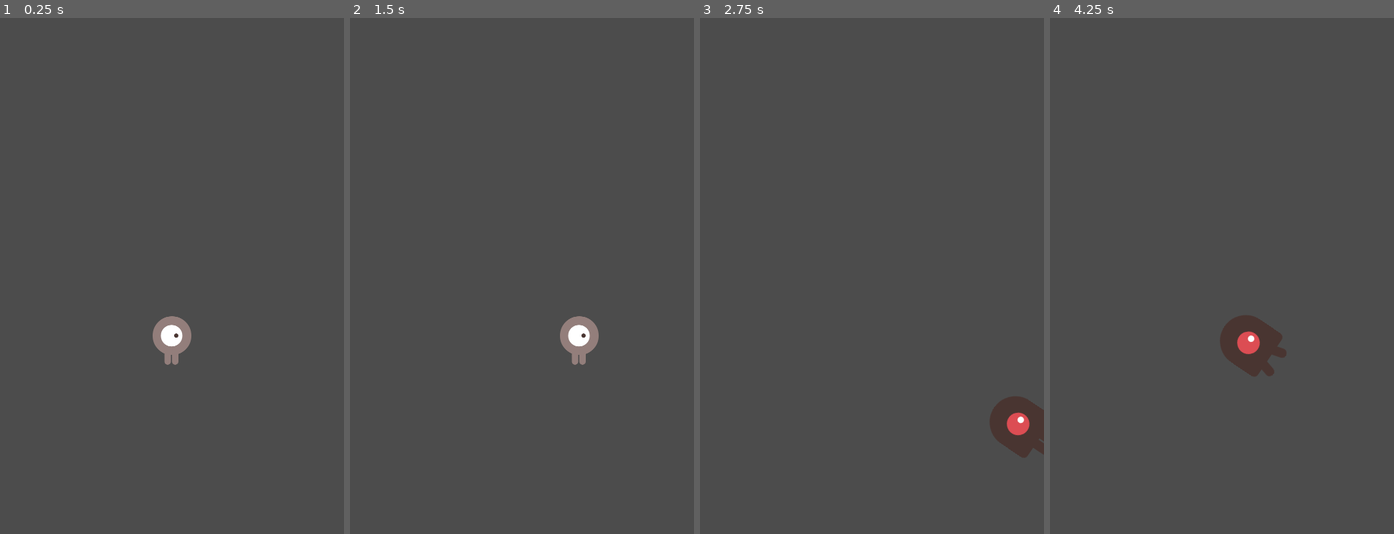
Above: before the commit, frames 1-4 (left to right).
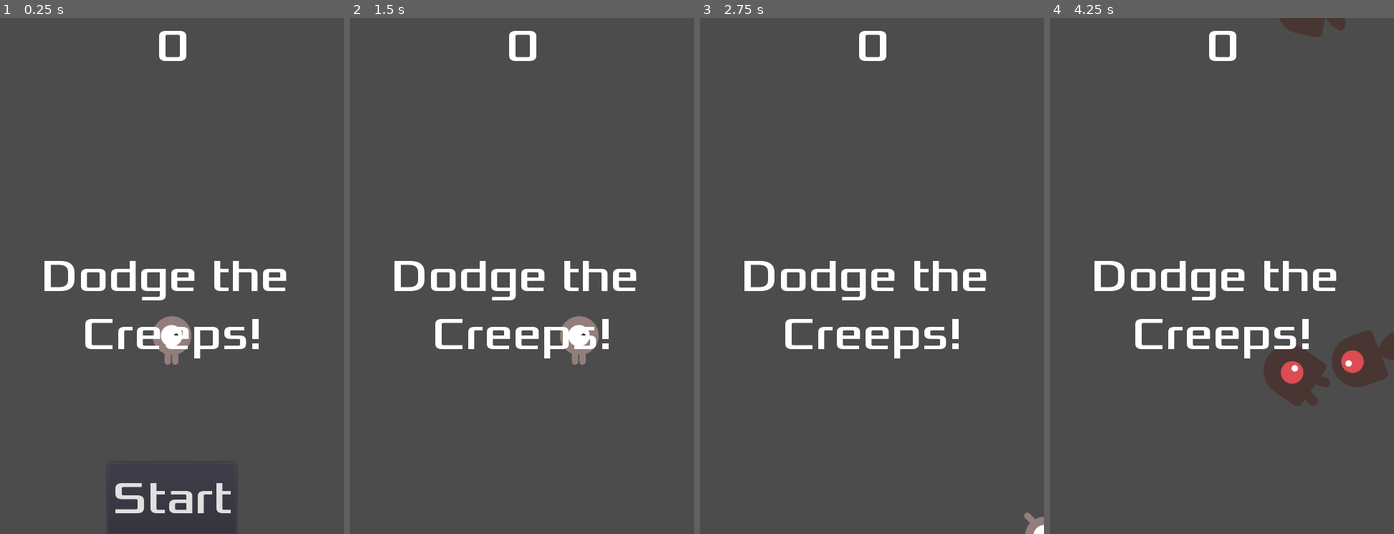
Above: after the commit, the same moments.

Repository: marioomendezz/mmendez_DodgeTheCreeps
Game: Godot game, scene res://Main.tscn
Two runs of this game, one before a commit and one after it. Both use one fixed random seed, a clock stepped at 60 frames per second and the inputs below.
Inputs (mouse positions are in pixels of both pictures, inside the frame that each line leads up to):
- Up to frame 1 (0.25 s): no input
- Up to frame 2 (1.5 s): click (522, 497) at 0.5 s, where only the run after the commit has a clickable "Start"; tap Enter at 1.25 s; hold Right (move_right) from 1.28 s (still down)
- Up to frame 3 (2.75 s): release Right (move_right) at 2.03 s; hold Down (move_down) from 2.03 s (still down)
- Up to frame 4 (4.25 s): release Down (move_down) at 2.78 s; hold Right (move_right) 2.78-3.53 s; hold Up (move_up) from 3.53 s (still down)

The runs differ from the first frame. In frame 1, 4.0% of the frame differs, in the area x 12-84%, y 2-100%; in frame 2, 3.1%; in frame 3, 4.8%; in frame 4, 7.4%, in the area x 12-100%, y 0-76%.
Error after the commit: Invalid call. Nonexistent function 'update_score' in base 'CanvasLayer (HUD.gd)'. (res://Main.gd:19)

Commit message:
Joc jugable V1

Diff:
--- /dev/null
+++ b/HUD.gd
@@ -0,0 +1,27 @@
+extends CanvasLayer
+
+signal start_game
+
+func show_message(text):
+	$Message.text = text
+	$Message.show()
+	$MessageTimer.start()
+
+func show_game_over():
+	show_message("Game Over")
+	# Espereu fins que el MessageTimer hagi acabat de comptar.
+	yield($MessageTimer, "timeout")
+	$Message.text = "Dodge the\nCreeps!"
+	$Message.show()
+	# Feu un temporitzador one-shot i espereu que acabi.
+	yield(get_tree().create_timer(1), "timeout")
+	$StartButton.show()
+
+
+func _on_MessageTimer_timeout():
+	$Message.hide()
+
+
+func _on_StartButton_pressed():
+	$StartButton.hide()
+	emit_signal("start_game")
--- /dev/null
+++ b/HUD.tscn
@@ -0,0 +1,63 @@
+[gd_scene load_steps=6 format=2]
+
+[ext_resource path="res://fonts/Xolonium-Regular.ttf" type="DynamicFontData" id=1]
+[ext_resource path="res://HUD.gd" type="Script" id=2]
+
+[sub_resource type="DynamicFont" id=1]
+size = 64
+font_data = ExtResource( 1 )
+
+[sub_resource type="DynamicFont" id=2]
+size = 64
+font_data = ExtResource( 1 )
+
+[sub_resource type="DynamicFont" id=3]
+size = 64
+font_data = ExtResource( 1 )
+
+[node name="HUD" type="CanvasLayer"]
+script = ExtResource( 2 )
+
+[node name="ScoreLabel" type="Label" parent="."]
+anchor_left = 0.5
+anchor_right = 0.5
+margin_left = -22.5
+margin_right = 22.5
+margin_bottom = 78.0
+custom_fonts/font = SubResource( 1 )
+text = "0"
+align = 1
+
+[node name="Missatge" type="Label" parent="."]
+anchor_left = 0.5
+anchor_top = 0.5
+anchor_right = 0.5
+anchor_bottom = 0.5
+margin_left = -309.0
+margin_top = -39.0
+margin_right = 309.0
+margin_bottom = 39.0
+custom_fonts/font = SubResource( 2 )
+text = "Dodge the
+Creeps!"
+align = 1
+autowrap = true
+
+[node name="StartButton" type="Button" parent="."]
+anchor_left = 0.5
+anchor_top = 1.0
+anchor_right = 0.5
+anchor_bottom = 1.0
+margin_left = -90.0
+margin_top = -100.0
+margin_right = 90.0
+custom_fonts/font = SubResource( 3 )
+text = "Start"
+
+[node name="MessageTimer" type="Timer" parent="."]
+wait_time = 2.0
+one_shot = true
+
+[connection signal="pressed" from="StartButton" to="." method="_on_StartButton_pressed"]
+[connection signal="toggled" from="StartButton" to="." method="_on_StartButton_toggled"]
+[connection signal="timeout" from="MessageTimer" to="." method="_on_MessageTimer_timeout"]
--- a/Main.gd
+++ b/Main.gd
@@ -10,11 +10,14 @@
 func game_over():
 	$ScoreTimer.stop()
 	$MobTimer.stop()
+	$HUD.show_game_over()
 
 func new_game():
 	score = 0
 	$Player.start($StartPosition.position)
 	$StartTimer.start()
+	$HUD.update_score(score)
+	$HUD.show_message("Get Ready")
 
 func _on_MobTimer_timeout():
 	# Crea una nova instància de l'escena Mob.
@@ -41,3 +44,7 @@
 
 func _on_ScoreTimer_timeout():
 	score += 1
+	$HUD.update_score(score)
+
+func update_score(score):
+	$ScoreLabel.text = str(score)
--- a/Main.tscn
+++ b/Main.tscn
@@ -1,8 +1,9 @@
-[gd_scene load_steps=5 format=2]
+[gd_scene load_steps=6 format=2]
 
 [ext_resource path="res://Player.tscn" type="PackedScene" id=1]
 [ext_resource path="res://Main.gd" type="Script" id=2]
 [ext_resource path="res://Mob.tscn" type="PackedScene" id=3]
+[ext_resource path="res://HUD.tscn" type="PackedScene" id=4]
 
 [sub_resource type="Curve2D" id=1]
 _data = {
@@ -32,7 +33,10 @@
 
 [node name="MobSpawnLocation" type="PathFollow2D" parent="MobPath"]
 
+[node name="HUD" parent="." instance=ExtResource( 4 )]
+
 [connection signal="hit" from="Player" to="." method="game_over"]
 [connection signal="timeout" from="MobTimer" to="." method="_on_MobTimer_timeout"]
 [connection signal="timeout" from="ScoreTimer" to="." method="_on_ScoreTimer_timeout"]
 [connection signal="timeout" from="StartTimer" to="." method="_on_StartTimer_timeout"]
+[connection signal="start_game" from="HUD" to="." method="new_game"]
